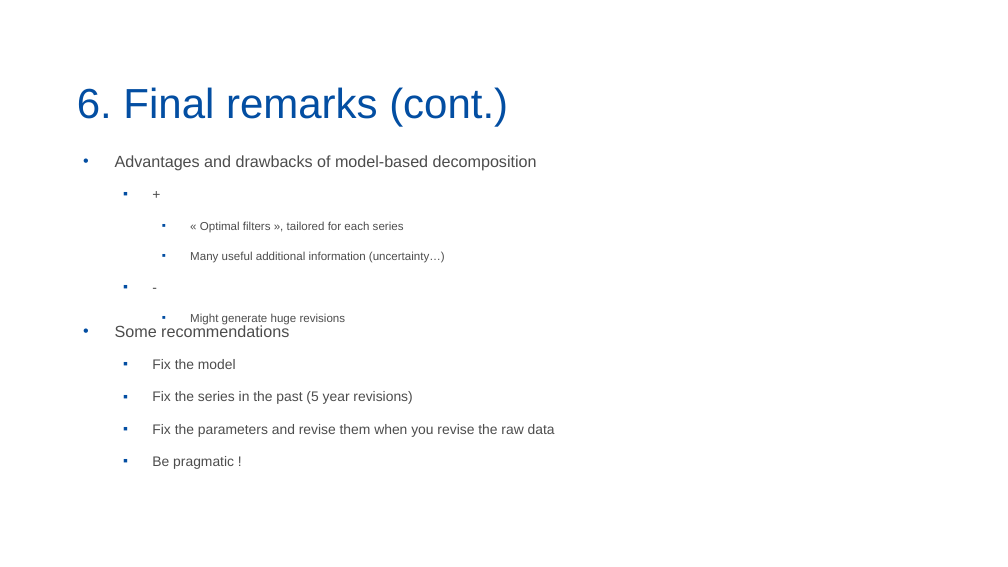
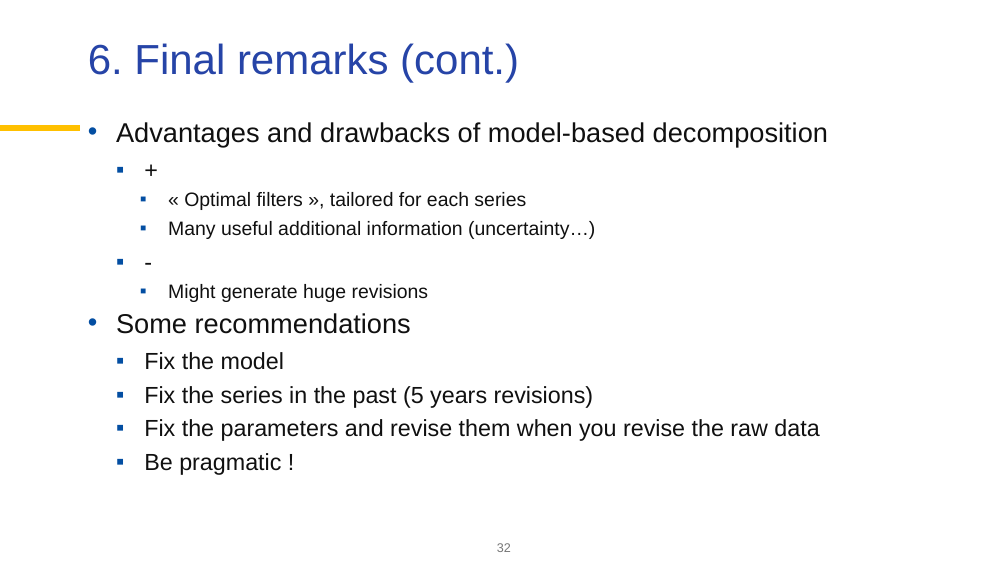
Before and after one commit to palatej/ESTP2026, a slide deck: slide 32 of 3.2 SEATS.pptx (slide 33 before the commit). Drawn at 1008x567 pixels with LibreOffice and Linux fonts; fonts in the diff are those of the drawing; background and template pictures are left out. Boxes give left, top, right and bottom in pixels: in the first picture for what was removed or moved away, otherwise in the second. Text is boxed around its words. In the diff, an @@ line names an element or a change of style, - is before the commit and + after.

```diff
--- a/3.2 SEATS.pptx
+++ b/3.2 SEATS.pptx
@@ title "6. Final remarks (cont.)": place and size @@
-title "6. Final remarks (cont.)" at [77, 87, 508, 127]
+title "6. Final remarks (cont.)" at [88, 43, 519, 82]
@@ title "6. Final remarks (cont.)" at [88, 43, 519, 82]: text colour #034EA2 to #2644A7; vertical alignment bottom to top @@
@@ text "Advantages and drawbacks of model-based ...": place and size @@
-text "Advantages and drawbacks of model-based ..." at [115, 155, 555, 469]
+text "Advantages and drawbacks of model-based ..." at [116, 122, 828, 475]
@@ line added from (0, 129) to (80, 129), #FFC000 6 pt @@
@@ text at [116, 122, 828, 475]: size 15.4 to 25.9 pt in "Advantages and drawbacks of model-based decomposition", "Some recommendations"; text colour #4D4D4D to #101010 in "Advantages and drawbacks of model-based decomposition", "+", "« Optimal filters », tailored for each ...", "Many useful additional information (uncertainty…)" and 6 more places; size 13.2 to 22.2 pt in "+", "-", "Fix the model", "Fix the parameters and revise them when ..." and 1 more places; size 11 to 18.5 pt in "« Optimal filters », tailored for each ...", "Many useful additional information (uncertainty…)", "Might generate huge revisions"; indent changed; more space between paragraphs; line spacing 0.8 to 0.9; less space between paragraphs @@
@@ text at [144, 386, 594, 408]: text changed; size 13.2 to 22.2 pt; text colour #4D4D4D to #101010 @@
-  ▪ Fix the series in the past (5 year revisions)
+  ▪ Fix the series in the past (5 years revisions)
@@ page number added at [497, 543, 511, 552], 12 pt, text #767676 @@
+32
```
Also in this commit, not shown: 27 other slides changed, 2 slides removed.
